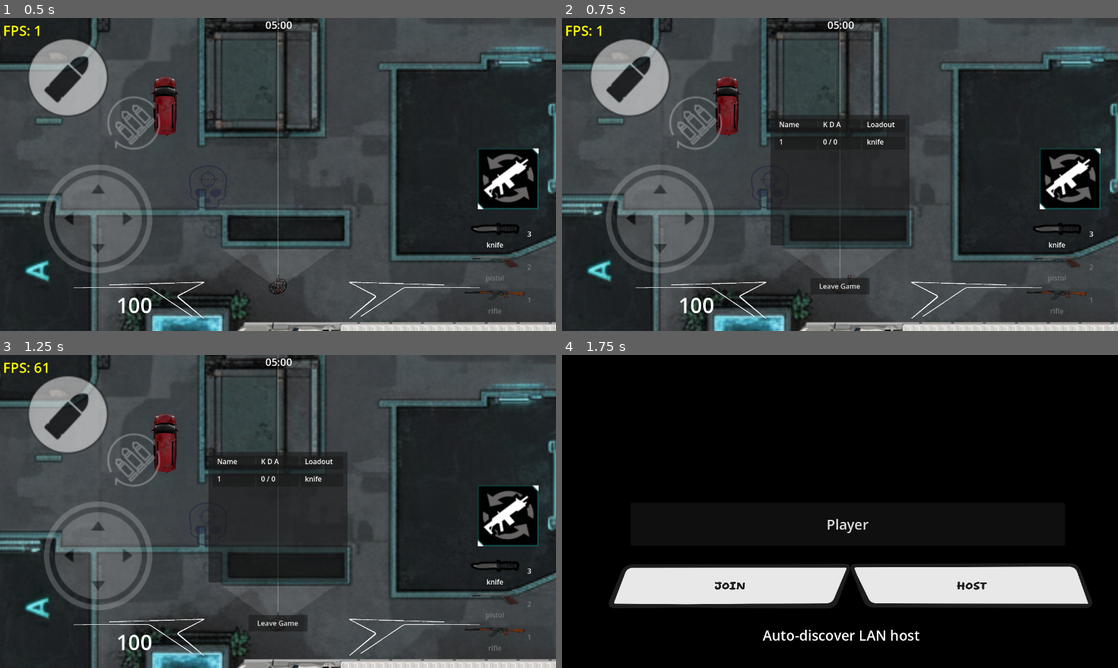
Above: before the commit, frames 1-4 (two rows, left to right).
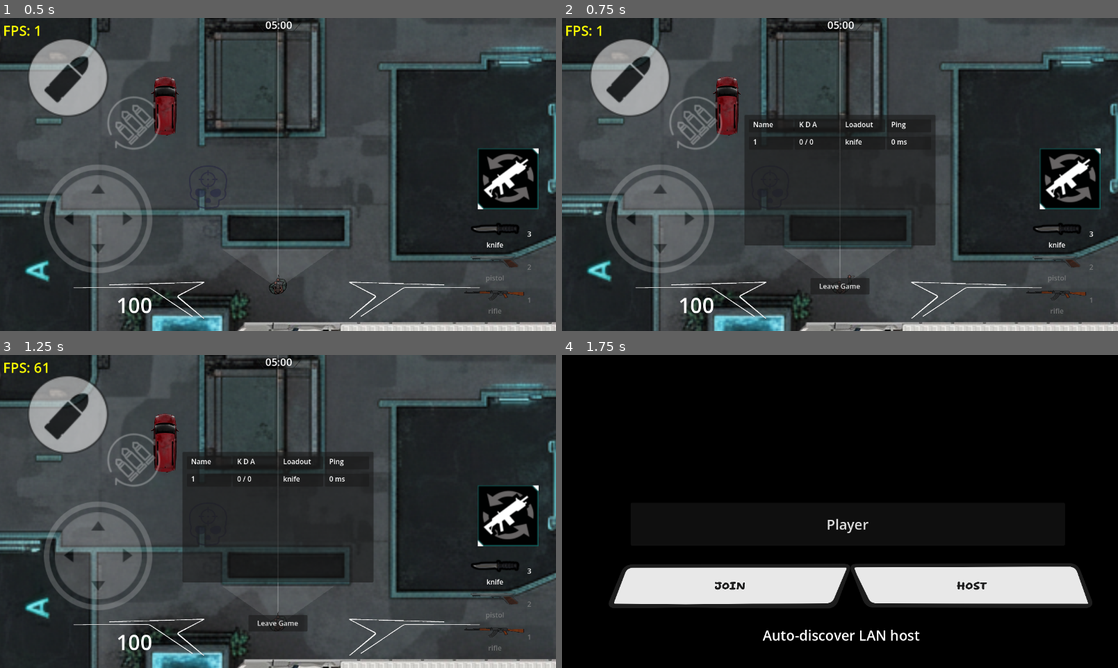
Above: after the commit, the same moments.

Repository: nathgoutam93/grey-line
Game: Godot game, scene res://scenes/maps/counter_strike/counter_strike.tscn
The game is run twice, just before and just after one commit, with the same random seed, the same clock (stepped at 60 frames per second) and the same inputs. This scene is started directly instead of the project's main scene.
Inputs (mouse positions are in pixels of both pictures, inside the frame that each line leads up to):
- Up to frame 1 (0.5 s): no input
- Up to frame 2 (0.75 s): tap Enter at 0.5 s; move the mouse to (962, 158) at 0.52 s; hold D (move_right) from 0.53 s (still down); hold Tab (stats) from 0.53 s (still down); click (962, 158) at 0.67 s
- Up to frame 3 (1.25 s): keep holding D (move_right); keep holding Tab (stats)
- Up to frame 4 (1.75 s): release D (move_right) at 1.25 s; release Tab (stats) at 1.25 s; click "Leave Game" at 1.25 s

Frame 1 is identical in both runs. In frame 2, 3.7% of the frame differs, in the area x 32-68%, y 30-73%; in frame 3, 3.6%; in frame 4, nothing differs.
Error in both runs: Cannot call method 'is_server' on a null value. (res://scenes/player/_scripts/player_controller.gd:60)

Commit message:
feat: added player PING info on leaderboard scene

Diff:
--- a/components/deathmatch/deathmatch.gd
+++ b/components/deathmatch/deathmatch.gd
@@ -19,6 +19,7 @@
 var player_stats := {} # Format: { peer_id: { "kills": 0, "deaths": 0 } }
 var stats_refresh_elapsed := 0.0
 var timer_refresh_elapsed := 0.0
+var ping_probe_elapsed := 0.0
 var match_time_remaining := 0.0
 var match_ended := false
 var winning_peer_id := -1
@@ -28,6 +29,7 @@
 var post_match_scene_change_requested := false
 const STATS_REFRESH_INTERVAL := 0.35
 const TIMER_REFRESH_INTERVAL := 1.0
+const PING_PROBE_INTERVAL := 1.0
 
 func _ready():
 	_cache_spawn_points()
@@ -78,6 +80,10 @@
 		leave_game_button.visible = touch_leaderboard_visible and not OS.has_feature("dedicated_server")
 
 	if not multiplayer.is_server():
+		ping_probe_elapsed += delta
+		if ping_probe_elapsed >= PING_PROBE_INTERVAL:
+			ping_probe_elapsed = 0.0
+			_request_ping_echo.rpc_id(1, Time.get_ticks_msec())
 		return
 
 	if not match_ended:
@@ -389,9 +395,45 @@
 		"player_identifier": _player_identifier(peer_id),
 		"kills": 0,
 		"deaths": 0,
+		"ping_ms": 0,
 		"loadout": {},
 		"current_weapon": {}
 	}
+
+@rpc("any_peer", "unreliable")
+func _request_ping_echo(client_send_msec: int) -> void:
+	if not multiplayer.is_server():
+		return
+	var peer_id := multiplayer.get_remote_sender_id()
+	if peer_id <= 0:
+		return
+	_receive_ping_echo.rpc_id(peer_id, client_send_msec)
+
+@rpc("authority", "call_local", "unreliable")
+func _receive_ping_echo(client_send_msec: int) -> void:
+	if multiplayer.is_server():
+		return
+	if client_send_msec <= 0:
+		return
+	var rtt_ms := maxi(0, int(Time.get_ticks_msec() - client_send_msec))
+	_report_client_ping.rpc_id(1, rtt_ms)
+
+@rpc("any_peer", "unreliable")
+func _report_client_ping(rtt_ms: int) -> void:
+	if not multiplayer.is_server():
+		return
+	var peer_id := multiplayer.get_remote_sender_id()
+	if peer_id <= 0:
+		return
+	if not player_stats.has(peer_id):
+		player_stats[peer_id] = _new_player_stats(peer_id)
+	var stats: Dictionary = player_stats[peer_id]
+	var sanitized_rtt := maxi(0, mini(rtt_ms, 9999))
+	if int(stats.get("ping_ms", -1)) == sanitized_rtt:
+		return
+	stats["ping_ms"] = sanitized_rtt
+	player_stats[peer_id] = stats
+	_update_stats.rpc(player_stats)
 
 func _slot_name(slot: int) -> String:
 	match slot:
--- a/components/deathmatch/deathmatch_game_mode.tscn
+++ b/components/deathmatch/deathmatch_game_mode.tscn
@@ -72,9 +72,9 @@
 
 [node name="Leaderboard" parent="MatchResultLayer/Control" unique_id=1482750033 instance=ExtResource("2_0ul0j")]
 layout_mode = 1
-offset_left = -160.0
+offset_left = -220.0
 offset_top = -137.0
-offset_right = 160.0
+offset_right = 220.0
 offset_bottom = 163.0
 
 [node name="LeaveGameButton" type="Button" parent="MatchResultLayer/Control" unique_id=676020495]
--- a/scenes/ui/deathmatch/leaderboard.gd
+++ b/scenes/ui/deathmatch/leaderboard.gd
@@ -25,6 +25,7 @@
 		var name_label: Label = row.get_node("Panel/name")
 		var kda_label: Label = row.get_node("Panel3/kda")
 		var loadout_label: Label = row.get_node("Panel2/loadout")
+		var ping_label: Label = row.get_node("Panel4/ping")
 
 		var player_identifier := String(player_stat.get("player_identifier", str(peer_id)))
 		if player_identifier.strip_edges() == "":
@@ -32,6 +33,7 @@
 		name_label.text = player_identifier
 		kda_label.text = "%d / %d" % [kills, deaths]
 		loadout_label.text = "%s" % [current_weapon_name]
+		ping_label.text = "%d ms" % int(player_stat.get("ping_ms", 0))
 
 func _weapon_name(weapon_payload: Variant) -> String:
 	if weapon_payload is Dictionary:
--- a/scenes/ui/deathmatch/leaderboard.tscn
+++ b/scenes/ui/deathmatch/leaderboard.tscn
@@ -11,7 +11,7 @@
 anchor_bottom = 0.5
 offset_left = -150.0
 offset_top = -150.0
-offset_right = 170.0
+offset_right = 290.0
 offset_bottom = 150.0
 grow_horizontal = 2
 grow_vertical = 2
@@ -22,7 +22,7 @@
 layout_mode = 0
 offset_left = 10.0
 offset_top = 10.0
-offset_right = 310.0
+offset_right = 430.0
 offset_bottom = 40.0
 
 [node name="HBoxContainer" parent="VBoxContainer2" unique_id=1469261586 instance=ExtResource("1_d54bu")]
@@ -32,5 +32,5 @@
 layout_mode = 0
 offset_left = 10.0
 offset_top = 50.0
-offset_right = 310.0
+offset_right = 430.0
 offset_bottom = 300.0
--- a/scenes/ui/deathmatch/player_score.tscn
+++ b/scenes/ui/deathmatch/player_score.tscn
@@ -1,7 +1,7 @@
 [gd_scene format=3 uid="uid://kod8vstgicqx"]
 
 [node name="HBoxContainer" type="HBoxContainer" unique_id=1469261586]
-custom_minimum_size = Vector2(300, 30)
+custom_minimum_size = Vector2(420, 30)
 
 [node name="Panel" type="Panel" parent="." unique_id=331255514]
 layout_mode = 2
@@ -35,3 +35,14 @@
 offset_right = 74.0
 offset_bottom = 23.0
 text = "Loadout"
+
+[node name="Panel4" type="Panel" parent="." unique_id=1470011001]
+layout_mode = 2
+size_flags_horizontal = 3
+
+[node name="ping" type="Label" parent="Panel4" unique_id=1739940012]
+layout_mode = 0
+offset_left = 10.0
+offset_right = 60.0
+offset_bottom = 23.0
+text = "Ping"
